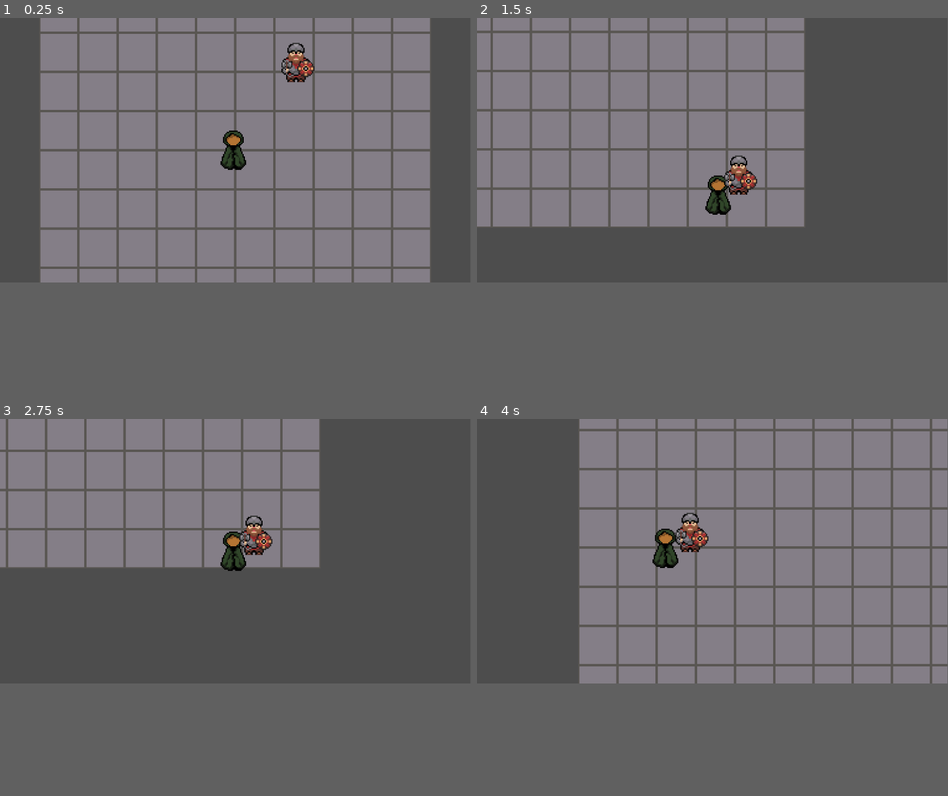
Above: before the commit, frames 1-4 (two rows, left to right).
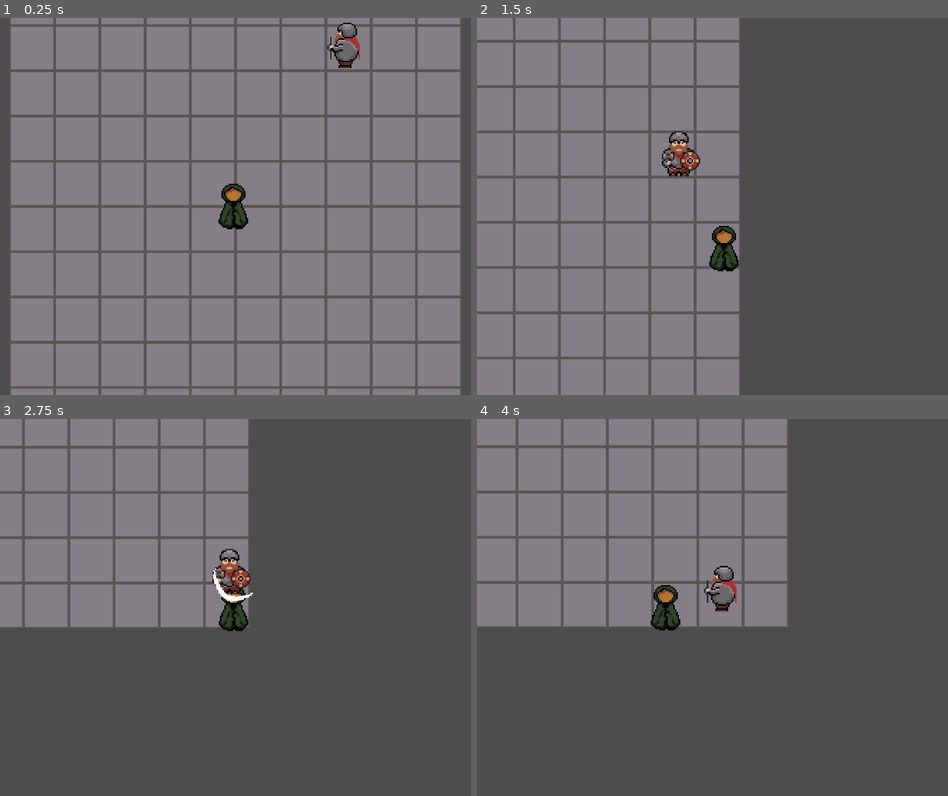
Above: after the commit, the same moments.

Repository: afilipovski/masked-descent
Game: Godot game, scene res://scenes/test_room.tscn
Same seed, same stepped clock (60 frames per second), same inputs: the game is played once before the commit and once after it. This scene is started directly instead of the project's main scene.
Inputs:
- Up to frame 1 (0.25 s): no input
- Up to frame 2 (1.5 s): hold D (move_right) 0.53-1.28 s; tap Shift (sprint) at 0.6, 1.35 s; hold S (move_down) from 1.28 s (still down)
- Up to frame 3 (2.75 s): release S (move_down) at 2.03 s; hold D (move_right) from 2.03 s (still down); tap Shift (sprint) at 2.1 s
- Up to frame 4 (4 s): release D (move_right) at 2.78 s; hold W (move_up) 2.78-3.53 s; tap Shift (sprint) at 2.85, 3.6 s; hold A (move_left) from 3.53 s (still down)
In our replay, the window is 799x449 before the commit and 800x640 after it. These sizes can differ from the game's own. Grey fills any space a smaller window leaves; there, only what the larger window draws over its background counts as a difference.

The runs differ from the first frame. In frame 1, 28% of the frame differs, in the area x 0-100%, y 0-100%; in frame 2, 38%; in frame 3, 18%; in frame 4, 45%, in the area x 0-100%, y 0-71%.

Commit message:
add inital enemy logic

Diff:
--- a/project.godot
+++ b/project.godot
@@ -18,6 +18,11 @@
 [global_group]
 
 tilemap=""
+
+[display]
+
+window/size/viewport_width=2000
+window/size/viewport_height=2000
 
 [input]
 
--- a/scenes/enemies/dwarf.tscn
+++ b/scenes/enemies/dwarf.tscn
@@ -1,7 +1,8 @@
 [gd_scene format=3 uid="uid://cs0uiq4hqgsgr"]
 
-[ext_resource type="Script" uid="uid://dd1lh03go07b" path="res://scripts/enemy.gd" id="1_0g8kj"]
-[ext_resource type="Texture2D" uid="uid://b0dysdihj27pd" path="res://assets/dwarf_animated.png" id="2_uspnt"]
+[ext_resource type="Script" uid="uid://dc8s7kgh5o7or" path="res://scripts/enemies/dwarf.gd" id="1_0g8kj"]
+[ext_resource type="Texture2D" uid="uid://b0dysdihj27pd" path="res://assets/enemies/dwarf_animated.png" id="2_uspnt"]
+[ext_resource type="PackedScene" uid="uid://bmnolqwq03q1k" path="res://scenes/swoosh_attack.tscn" id="2_ycnfq"]
 
 [sub_resource type="AtlasTexture" id="AtlasTexture_eid3i"]
 atlas = ExtResource("2_uspnt")
@@ -10,6 +11,22 @@
 [sub_resource type="AtlasTexture" id="AtlasTexture_ycnfq"]
 atlas = ExtResource("2_uspnt")
 region = Rect2(32, 0, 32, 32)
+
+[sub_resource type="AtlasTexture" id="AtlasTexture_07pof"]
+atlas = ExtResource("2_uspnt")
+region = Rect2(32, 64, 32, 32)
+
+[sub_resource type="AtlasTexture" id="AtlasTexture_w8b2k"]
+atlas = ExtResource("2_uspnt")
+region = Rect2(0, 64, 32, 32)
+
+[sub_resource type="AtlasTexture" id="AtlasTexture_jgtmn"]
+atlas = ExtResource("2_uspnt")
+region = Rect2(0, 32, 32, 32)
+
+[sub_resource type="AtlasTexture" id="AtlasTexture_6d54j"]
+atlas = ExtResource("2_uspnt")
+region = Rect2(32, 32, 32, 32)
 
 [sub_resource type="SpriteFrames" id="SpriteFrames_pcix0"]
 animations = [{
@@ -21,8 +38,35 @@
 "texture": SubResource("AtlasTexture_ycnfq")
 }],
 "loop": true,
-"name": &"default",
-"speed": 2.5
+"name": &"walk_down",
+"speed": 3.0
+}, {
+"frames": [{
+"duration": 1.0,
+"texture": SubResource("AtlasTexture_07pof")
+}],
+"loop": true,
+"name": &"walk_left",
+"speed": 5.0
+}, {
+"frames": [{
+"duration": 1.0,
+"texture": SubResource("AtlasTexture_w8b2k")
+}],
+"loop": true,
+"name": &"walk_right",
+"speed": 5.0
+}, {
+"frames": [{
+"duration": 1.0,
+"texture": SubResource("AtlasTexture_jgtmn")
+}, {
+"duration": 1.0,
+"texture": SubResource("AtlasTexture_6d54j")
+}],
+"loop": true,
+"name": &"walk_up",
+"speed": 3.0
 }]
 
 [sub_resource type="CircleShape2D" id="CircleShape2D_eid3i"]
@@ -32,10 +76,11 @@
 
 [node name="Dwarf" type="CharacterBody2D" unique_id=830158451]
 script = ExtResource("1_0g8kj")
+attack_effect_scene = ExtResource("2_ycnfq")
 
 [node name="AnimatedSprite2D" type="AnimatedSprite2D" parent="." unique_id=879989605]
 sprite_frames = SubResource("SpriteFrames_pcix0")
-frame_progress = 0.45231882
+animation = &"walk_left"
 
 [node name="CollisionShape2D" type="CollisionShape2D" parent="." unique_id=41436332]
 position = Vector2(0, 4)
--- /dev/null
+++ b/scenes/swoosh_attack.tscn
@@ -0,0 +1,54 @@
+[gd_scene format=3 uid="uid://bmnolqwq03q1k"]
+
+[ext_resource type="Texture2D" uid="uid://c4aufdoyvxkhn" path="res://assets/swoosh.png" id="1_t4mlk"]
+[ext_resource type="Script" uid="uid://b7ft3h446h8gy" path="res://scripts/swoosh_attack.gd" id="1_ufuca"]
+
+[sub_resource type="AtlasTexture" id="AtlasTexture_ufuca"]
+atlas = ExtResource("1_t4mlk")
+region = Rect2(0, 0, 32, 32)
+
+[sub_resource type="AtlasTexture" id="AtlasTexture_fj14m"]
+atlas = ExtResource("1_t4mlk")
+region = Rect2(32, 0, 32, 32)
+
+[sub_resource type="AtlasTexture" id="AtlasTexture_j1dtb"]
+atlas = ExtResource("1_t4mlk")
+region = Rect2(64, 0, 32, 32)
+
+[sub_resource type="AtlasTexture" id="AtlasTexture_a30f6"]
+atlas = ExtResource("1_t4mlk")
+region = Rect2(96, 0, 32, 32)
+
+[sub_resource type="AtlasTexture" id="AtlasTexture_xq0yt"]
+atlas = ExtResource("1_t4mlk")
+region = Rect2(128, 0, 32, 32)
+
+[sub_resource type="SpriteFrames" id="SpriteFrames_ajhkx"]
+animations = [{
+"frames": [{
+"duration": 1.0,
+"texture": SubResource("AtlasTexture_ufuca")
+}, {
+"duration": 1.0,
+"texture": SubResource("AtlasTexture_fj14m")
+}, {
+"duration": 1.0,
+"texture": SubResource("AtlasTexture_j1dtb")
+}, {
+"duration": 1.0,
+"texture": SubResource("AtlasTexture_a30f6")
+}, {
+"duration": 1.0,
+"texture": SubResource("AtlasTexture_xq0yt")
+}],
+"loop": false,
+"name": &"swoosh",
+"speed": 17.0
+}]
+
+[node name="SwooshAttack" type="Node2D" unique_id=429362576]
+script = ExtResource("1_ufuca")
+
+[node name="AnimatedSprite2D" type="AnimatedSprite2D" parent="." unique_id=798222364]
+sprite_frames = SubResource("SpriteFrames_ajhkx")
+animation = &"swoosh"
--- a/scenes/test_room.tscn
+++ b/scenes/test_room.tscn
@@ -41,7 +41,7 @@
 shape = SubResource("CircleShape2D_4vge2")
 
 [node name="Camera2D" type="Camera2D" parent="CharacterBody2D" unique_id=1704654455]
-zoom = Vector2(3, 3)
+zoom = Vector2(6, 6)
 position_smoothing_enabled = true
 rotation_smoothing_enabled = true
 
--- a/scripts/character_body_2d.gd
+++ b/scripts/character_body_2d.gd
@@ -7,8 +7,17 @@
 const FIRE_COOLDOWN = 0.5 # Seconds between shots
 const STAIRS_SOURCE = 2
 
+@export var max_health: int = 10
+@export var wall_collision_damage: int = 2
+
+var health: int
 var fire_timer = 0.0 # Time elapsed since last shot
 
+var knockback_velocity: Vector2 = Vector2.ZERO
+var knockback_friction: float = 800.0
+
+signal health_changed(new_health: int)
+signal player_died
 
 func _ready() -> void:
 	add_to_group(Groups.PLAYER)
@@ -22,6 +31,11 @@
 
 
 func _physics_process(delta: float) -> void:
+	if _handle_knockback(delta):
+		move_and_slide()
+		_check_wall_collision_damage()
+		return
+
 	var direction := Input.get_vector(
 		Inputs.MOVE_LEFT,
 		Inputs.MOVE_RIGHT,
@@ -57,12 +71,26 @@
 		shoot(shoot_direction)
 		fire_timer = FIRE_COOLDOWN
 
+func _handle_knockback(delta: float) -> bool:
+	if knockback_velocity.length() > 0:
+		knockback_velocity = knockback_velocity.move_toward(Vector2.ZERO, knockback_friction * delta)
+
+	var is_player_knocked_back = knockback_velocity.length() > 50.0
+
+	if is_player_knocked_back:
+		velocity = knockback_velocity
+		return true
+
+	return false
 
 func shoot(direction: Vector2) -> void:
 	var projectile = PROJECTILE_SPELL.instantiate()
 
 	get_parent().add_child(projectile)
-	projectile.global_position = global_position
+
+	# Offset projectile spawn position to prevent immediate collision with player
+	var spawn_offset = direction.normalized() * 20 # 20 pixels away from player center
+	projectile.global_position = global_position + spawn_offset
 
 	if projectile.has_method("set_direction"):
 		projectile.set_direction(direction)
@@ -86,3 +114,40 @@
 	var tilemap = get_parent().get_node_or_null("TileMap")
 	if tilemap and tilemap.has_method("regenerate"):
 		tilemap.regenerate()
+
+
+func take_damage(amount: int):
+	health -= amount
+	health_changed.emit(health)
+	print("Player took damage! Health: ", health)
+
+	if health <= 0:
+		die()
+
+func die():
+	print("Player died!")
+	player_died.emit()
+	health = max_health
+	reset_position()
+
+func _check_wall_collision_damage():
+	for i in get_slide_collision_count():
+		var collision = get_slide_collision(i)
+		var collider = collision.get_collider()
+
+		if collider is not TileMap or !(collider and collider.is_in_group(Groups.WALL)):
+			continue
+
+		var is_knockback_significant = knockback_velocity.length() > 100.0
+		if !is_knockback_significant:
+			continue
+
+		take_damage(wall_collision_damage)
+		print("Player hit wall during knockback! Took ", wall_collision_damage, " damage")
+
+		# Reduce knockback on wall hit to prevent sliding
+		knockback_velocity = knockback_velocity * 0.3
+		break
+
+func apply_knockback(force: Vector2):
+	knockback_velocity = force
--- a/scripts/enemy.gd
+++ b/scripts/enemies/base.gd
@@ -1,31 +1,35 @@
 extends CharacterBody2D
+class_name BaseEnemy
 
-@export var speed: float = 220.0
+@export var speed: float = 150.0
 @export var damage: int = 1
 @export var detection_range: float = 200.0
 @export var health: int = 3
+@export var max_health: int = 3
 
 var player: Node2D
 var damage_timer: Timer
 var player_in_hitbox: bool = false
 
 func _ready():
-	add_to_group("enemies")
+	add_to_group(Groups.ENEMY)
+	setup_damage_timer()
+	_animate_enemy()
+	_on_ready()
 
-	damage_timer = Timer.new()
-	damage_timer.wait_time = 1.0
-	damage_timer.one_shot = false
-	damage_timer.autostart = false
-	damage_timer.timeout.connect(_on_damage_timer_timeout)
-	add_child(damage_timer)
+func _on_ready():
+	pass
 
 func _physics_process(_delta: float) -> void:
 	if not player:
 		find_player()
 		return
 
+	_update_movement(_delta)
+	move_and_slide()
+
+func _update_movement(_delta: float):
 	chase_player()
-	move_and_slide()
 
 func find_player():
 	var players = get_tree().get_nodes_in_group("player")
@@ -44,19 +48,34 @@
 	else:
 		velocity = Vector2.ZERO
 
+func setup_damage_timer():
+	damage_timer = Timer.new()
+	damage_timer.wait_time = 1.0
+	damage_timer.one_shot = false
+	damage_timer.autostart = false
+	damage_timer.timeout.connect(_on_damage_timer_timeout)
+	add_child(damage_timer)
+
 func take_damage(amount: int):
 	health -= amount
+	_on_damage_taken(amount)
 	if health <= 0:
 		die()
 
+func _on_damage_taken(_amount: int):
+	pass
 
 func die():
+	_on_death()
 	queue_free()
+
+func _on_death():
+	pass
 
 func _on_hitbox_body_entered(body: Node2D):
 	if body.is_in_group("player"):
 		player_in_hitbox = true
-		deal_damage_to_player(body)
+		_attack_player(body)
 		damage_timer.start()
 
 func _on_hitbox_body_exited(body: Node2D):
@@ -66,8 +85,17 @@
 
 func _on_damage_timer_timeout():
 	if player_in_hitbox and player:
-		deal_damage_to_player(player)
+		_attack_player(player)
+
+func _attack_player(player_body: Node2D):
+	# Override in subclasses for custom attack behavior
+	deal_damage_to_player(player_body)
 
 func deal_damage_to_player(player_body: Node2D):
 	if player_body.has_method("take_damage"):
 		player_body.take_damage(damage)
+
+func _animate_enemy():
+	var animated_sprite = $AnimatedSprite2D
+	if animated_sprite:
+		animated_sprite.play()
--- /dev/null
+++ b/scripts/enemies/dwarf.gd
@@ -0,0 +1,83 @@
+extends "res://scripts/enemies/base.gd"
+class_name DwarfEnemy
+
+@export var knockback_force: float = 300.0
+@export var attack_recoil_time: float = 0.3
+@export var attack_effect_scene: PackedScene
+
+var attack_recoil_timer: float = 0.0
+
+func _on_ready():
+	speed = 130.0
+	health = 10
+	max_health = 10
+	damage = 3
+	detection_range = 130.0
+
+func _update_movement(_delta: float):
+	if _handle_attack_recoil(_delta):
+		return
+	_update_animation()
+
+	chase_player()
+
+func _update_animation():
+	var animated_sprite = $AnimatedSprite2D
+	if not animated_sprite or velocity.length() <= 0:
+		return
+
+	if abs(velocity.y) > abs(velocity.x):
+		if velocity.y < 0:
+			animated_sprite.play("walk_up")
+		else:
+			animated_sprite.play("walk_down")
+	else:
+		if velocity.x < 0:
+			animated_sprite.play("walk_left")
+		else:
+			animated_sprite.play("walk_right")
+
+func _handle_attack_recoil(_delta: float):
+	## Handle attack recoil - dwarf stops and steps back slightly, returns true if ocurred
+	if attack_recoil_timer <= 0:
+		return false
+
+	attack_recoil_timer -= _delta
+	if player:
+		var retreat_direction = (global_position - player.global_position).normalized()
+		velocity = retreat_direction * speed * 0.3
+		return true
+
+	velocity = Vector2.ZERO
+	return false
+
+func _physics_process(_delta: float) -> void:
+	if not player:
+		find_player()
+		return
+
+	_update_movement(_delta)
+	move_and_slide()
+
+func deal_damage_to_player(player_body: Node2D):
+	_play_attack_effect(player_body)
+	if !player_body.has_method("take_damage"):
+		return
+	player_body.take_damage(damage)
+
+	if !player_body.has_method("apply_knockback"):
+		return
+	var knockback_direction = (player_body.global_position - global_position).normalized()
+	player_body.apply_knockback(knockback_direction * knockback_force)
+
+	attack_recoil_timer = attack_recoil_time
+
+func _play_attack_effect(player_body: Node2D):
+	if !attack_effect_scene:
+		return
+
+	var effect = attack_effect_scene.instantiate()
+	get_parent().add_child(effect)
+	effect.global_position = global_position
+	var attack_direction = (player_body.global_position - global_position).normalized()
+	effect.set_direction(attack_direction)
--- /dev/null
+++ b/scripts/enemies/fast.gd
@@ -0,0 +1,10 @@
+extends "res://scripts/enemies/base_enemy.gd"
+class_name FastEnemy
+
+func _on_ready():
+	# Fast enemy - high speed, low health
+	speed = 250.0
+	health = 1
+	max_health = 1
+	damage = 1
+	detection_range = 300.0
--- /dev/null
+++ b/scripts/enemies/ranged.gd
@@ -0,0 +1,51 @@
+extends "res://scripts/enemies/base_enemy.gd"
+class_name RangedEnemy
+
+@export var projectile_scene: PackedScene
+@export var attack_cooldown: float = 2.0
+var attack_timer: Timer
+
+func _on_ready():
+	# Ranged enemy - keeps distance and shoots
+	speed = 100.0
+	health = 2
+	max_health = 2
+	damage = 1
+	detection_range = 400.0
+
+	# Setup attack timer
+	attack_timer = Timer.new()
+	attack_timer.wait_time = attack_cooldown
+	attack_timer.one_shot = true
+	attack_timer.autostart = false
+	add_child(attack_timer)
+
+func _update_movement(_delta: float):
+	if not player:
+		return
+
+	var distance_to_player = global_position.distance_to(player.global_position)
+
+	if distance_to_player <= detection_range:
+		# Keep distance from player
+		var direction = (global_position - player.global_position).normalized()
+		if distance_to_player < 150.0:  # Too close, back away
+			velocity = direction * speed
+		else:
+			velocity = Vector2.ZERO  # Stay in place and attack
+
+func _attack_player(player_body: Node2D):
+	if attack_timer.time_left > 0:
+		return
+
+	# Ranged attack instead of melee
+	if projectile_scene and player:
+		var projectile = projectile_scene.instantiate()
+		get_parent().add_child(projectile)
+		projectile.global_position = global_position
+
+		var direction = (player.global_position - global_position).normalized()
+		if projectile.has_method("set_direction"):
+			projectile.set_direction(direction)
+
+		attack_timer.start()
--- /dev/null
+++ b/scripts/enemies/tank.gd
@@ -0,0 +1,14 @@
+extends "res://scripts/enemies/base_enemy.gd"
+class_name TankEnemy
+
+func _on_ready():
+	# Tank enemy - slow but tough
+	speed = 80.0
+	health = 8
+	max_health = 8
+	damage = 2
+	detection_range = 150.0
+
+func _on_damage_taken(amount: int):
+	# Tank takes reduced damage
+	print("Tank enemy takes reduced damage!")
--- a/scripts/spell_projectile.gd
+++ b/scripts/spell_projectile.gd
@@ -5,6 +5,7 @@
 var lifetime = 1.2
 var max_distance = 500.0
 var traveled_distance = 0.0
+var damage = 1
 
 func set_direction(new_direction: Vector2) -> void:
 	direction = new_direction.normalized()
@@ -31,6 +32,8 @@
 func _on_collision(collision: KinematicCollision2D) -> void:
 	var collider = collision.get_collider()
 
+	if collider.is_in_group(Groups.PLAYER):
+		return
 	if collider.is_in_group(Groups.ENEMY):
 		_damage_enemy(collider)
 	elif collider is TileMap or collider.is_in_group(Groups.WALL):
@@ -39,9 +42,10 @@
 	_despawn()
 
 
-func _damage_enemy(_enemy: Node) -> void:
-	# Future: call enemy.take_damage(10)
-	pass
+func _damage_enemy(enemy: Node) -> void:
+	if enemy.has_method("take_damage"):
+		enemy.take_damage(1)
+		print("Projectile hit enemy for 1 damage!")
 
 
 func _hit_wall() -> void:
--- /dev/null
+++ b/scripts/swoosh_attack.gd
@@ -0,0 +1,27 @@
+extends Node2D
+
+func _ready():
+	var animated_sprite = $AnimatedSprite2D
+	if animated_sprite:
+		animated_sprite.play("swoosh")
+		animated_sprite.animation_finished.connect(_on_animation_finished)
+		print("Animation started, frames: ", animated_sprite.sprite_frames.get_frame_count("swoosh"))
+
+	# Backup timer in case animation signal fails
+	var timer = Timer.new()
+	timer.wait_time = 1.0  # 1 second backup
+	timer.one_shot = true
+	timer.timeout.connect(_on_timer_timeout)
+	add_child(timer)
+	timer.start()
+
+func _on_animation_finished():
+	print("Animation finished, destroying swoosh")
+	queue_free()
+
+func _on_timer_timeout():
+	print("Backup timer triggered, destroying swoosh")
+	queue_free()
+
+func set_direction(direction: Vector2):
+	rotation = direction.angle()
Binary file removed: assets/dwarf.png
Not shown, changed: assets/dwarf.png.import
Binary file removed: assets/dwarf_animated.png
Not shown, changed: assets/dwarf_animated.png.import
Binary file added: assets/enemies/dwarf_animated.png
Binary file added: assets/swoosh.png
Not shown, changed: scripts/enemy.gd.uid
